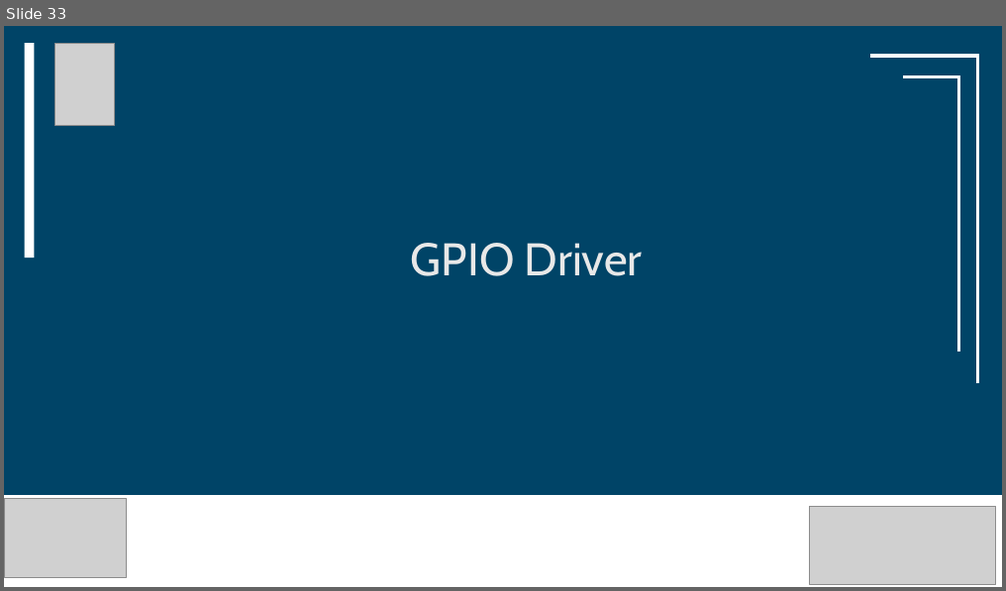
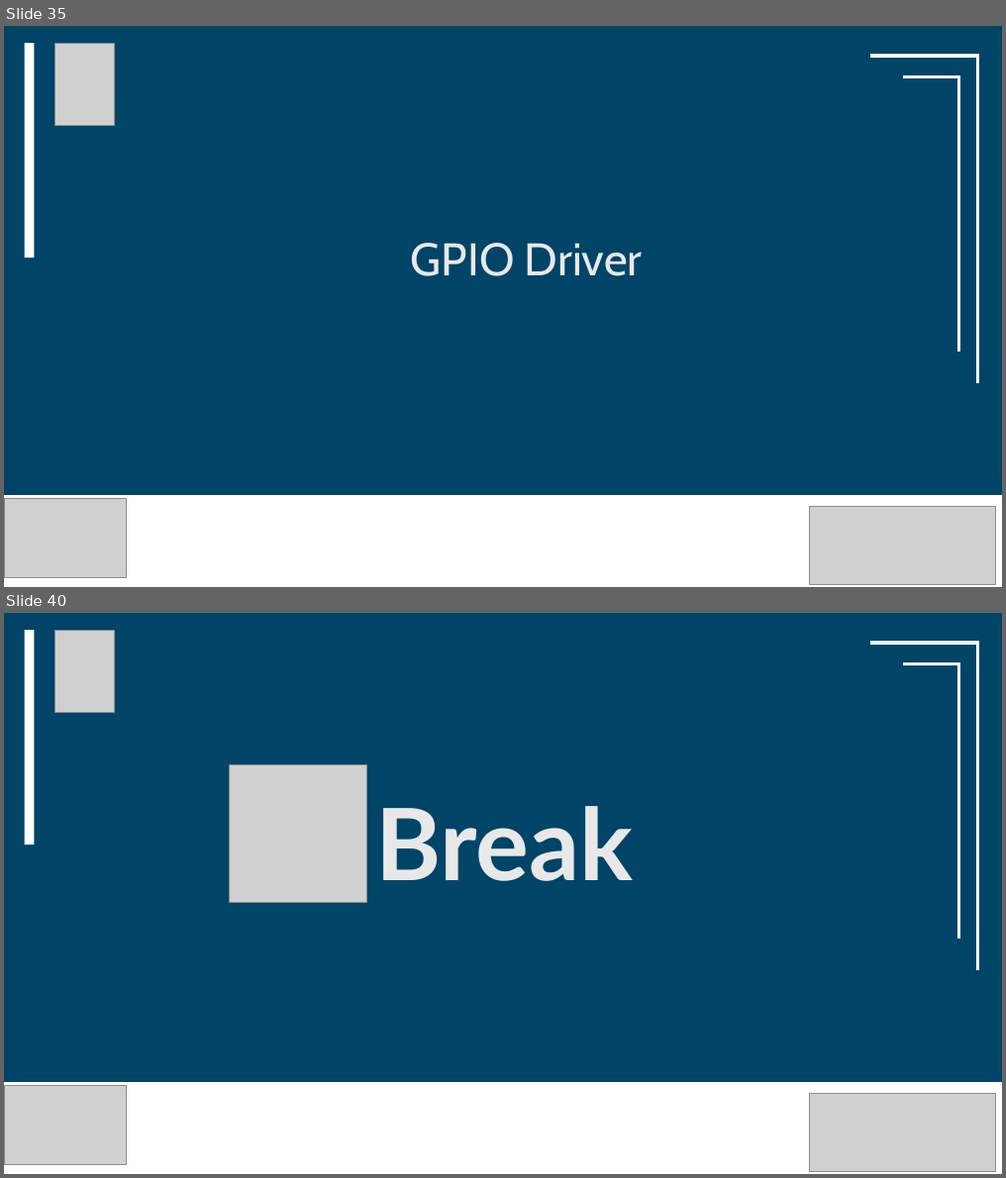
Before and after one commit to youefkh05/IEEE_CUSB26_Embedded, a slide deck: Sessions/4/Session4 Mariam/Session4.pptx. Shown one above the other, each under a label of ours: slide 33 before the commit, slides 35 and 40 after it; the slides between them are not shown. The pictures are 1006x591 and 1006x1178 pixels, drawn with LibreOffice and Linux fonts; fonts in the diff are those of the drawing; grey boxes stand for pictures. Boxes give left, top, right and bottom in pixels: in the first picture for what was removed or moved away, otherwise in the second. Text is boxed around its words. In the diff, an @@ line names an element or a change of style, - is before the commit and + after.

```diff
--- a/Sessions/4/Session4 Mariam/Session4.pptx
+++ b/Sessions/4/Session4 Mariam/Session4.pptx
@@ slide 40 added at bbox=[4, 613, 1002, 1174], background #FFFFFF @@
@@ rectangle added at bbox=[4, 613, 1002, 1174], fill #004467 @@
@@ rectangle added at bbox=[24, 630, 34, 845], fill #FFFFFF @@
@@ picture added at bbox=[54, 630, 115, 713] @@
@@ group added at bbox=[870, 642, 979, 970]: 4 lines @@
@@ picture added at bbox=[230, 765, 367, 903] @@
@@ title added at bbox=[375, 806, 633, 881], 96 pt, text #E8E8E8, bold @@
+Break
@@ rectangle added at bbox=[4, 1077, 1002, 1174], fill #004467 @@
@@ rectangle added at bbox=[4, 1082, 1002, 1174], fill #FFFFFF @@
@@ picture added at bbox=[4, 1086, 127, 1164] @@
@@ picture added at bbox=[4, 1095, 127, 1173] @@
@@ picture added at bbox=[803, 1098, 1002, 1174] @@
@@ picture added at bbox=[810, 1093, 996, 1172] @@
@@ what was slide 33 is now slide 35 @@
```
Also in this commit, not shown: 9 slides changed, 2 other slides added, 1 slide removed, 1 other file.
